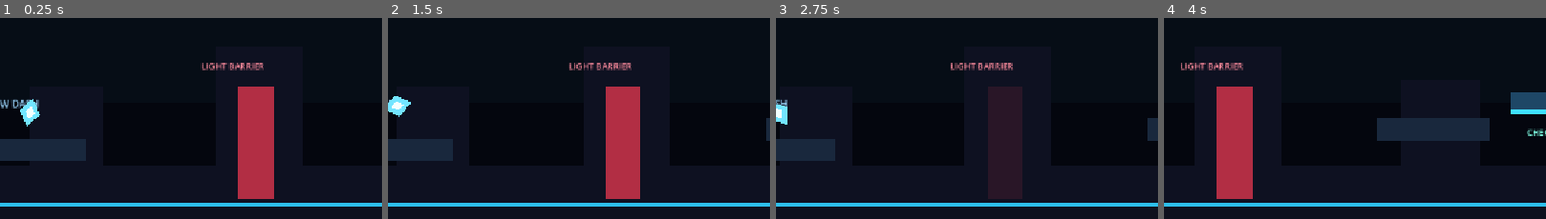
Above: before the commit, frames 1-4 (left to right).
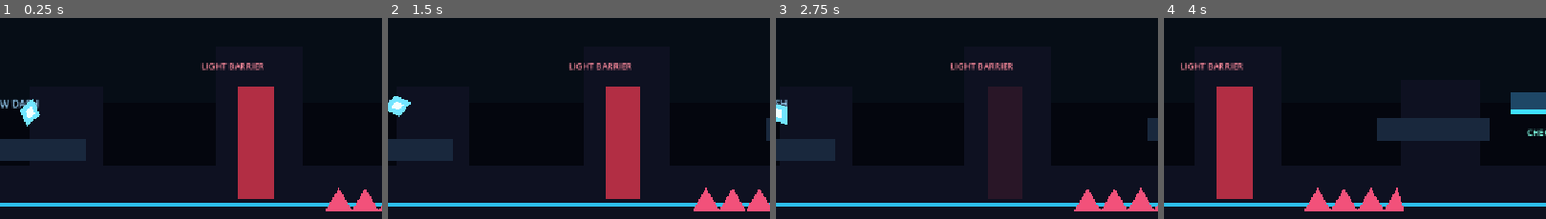
Above: after the commit, the same moments.

Repository: Yass29/shadow-run
Game: Godot game, scene res://level2.tscn
Two runs of this game, one before a commit and one after it. Both use one fixed random seed, a clock stepped at 60 frames per second and the inputs below. This scene is started directly instead of the project's main scene.
Inputs:
- Up to frame 1 (0.25 s): no input
- Up to frame 2 (1.5 s): tap E at 0.5, 1.25 s; hold Right (ui_right) from 0.53 s (still down); tap R at 0.6 s; tap Enter (ui_accept) at 0.77 s; tap Shift at 1.35 s
- Up to frame 3 (2.75 s): tap Enter (ui_accept) at 1.52 s; tap E at 2 s; release Right (ui_right) at 2.03 s; hold Left (ui_left) from 2.03 s (still down); hold E from 2.03 s (still down)
- Up to frame 4 (4 s): release Left (ui_left) at 2.78 s; release E at 2.78 s; hold Right (ui_right) from 2.78 s (still down); tap R at 2.85 s; tap Enter (ui_accept) at 3.02, 3.77 s; tap E at 3.5 s; hold Shift from 3.53 s (still down)
The pictures show only the part of the screen within x 50-100%, y 35-85%; the shares and areas given below are measured in that part.

The runs differ from the first frame. In frame 1, 0.9% of the frame differs, in the area x 85-100%, y 84-97%; in frame 2, 1.3%; in frame 3, 1.3%; in frame 4, 1.6%, in the area x 36-63%, y 84-97%.

Commit message:
Add spikes and shadow switch puzzle to Level 2

Diff:
--- a/level2.tscn
+++ b/level2.tscn
@@ -7,6 +7,8 @@
 [ext_resource type="Script" path="res://light_beam.gd" id="5_beam"]
 [ext_resource type="Script" path="res://level2_exit.gd" id="6_exit"]
 [ext_resource type="Script" path="res://moving_platform.gd" id="8_move"]
+[ext_resource type="Script" path="res://spike_hazard.gd" id="9_spike"]
+[ext_resource type="Script" path="res://shadow_switch.gd" id="10_switch"]
 
 [sub_resource type="RectangleShape2D" id="PlayerShape"]
 size = Vector2(40, 68)
@@ -25,6 +27,15 @@
 
 [sub_resource type="RectangleShape2D" id="ExitShape"]
 size = Vector2(60, 100)
+
+[sub_resource type="RectangleShape2D" id="SpikeShape"]
+size = Vector2(150, 34)
+
+[sub_resource type="RectangleShape2D" id="SwitchShape"]
+size = Vector2(90, 70)
+
+[sub_resource type="RectangleShape2D" id="PuzzleGateShape"]
+size = Vector2(56, 145)
 
 [node name="Level2" type="Node2D"]
 script = ExtResource("4_level")
@@ -252,6 +263,61 @@
 [node name="Glow" type="Polygon2D" parent="MovingPlatformB"]
 polygon = PackedVector2Array(-85, 11, 85, 11, 85, 17, -85, 17)
 color = Color(0.25, 0.88, 1, 1)
+[node name="SpikeTrap" type="Area2D" parent="."]
+position = Vector2(1140, 505)
+script = ExtResource("9_spike")
+message = "SPIKES — shadow won't save you from everything."
+
+[node name="CollisionShape2D" type="CollisionShape2D" parent="SpikeTrap"]
+shape = SubResource("SpikeShape")
+
+[node name="Visual" type="Polygon2D" parent="SpikeTrap"]
+polygon = PackedVector2Array(-75, 17, -55, -17, -35, 17, -15, -17, 5, 17, 25, -17, 45, 17, 65, -17, 75, 17)
+color = Color(0.95, 0.32, 0.48, 1)
+
+[node name="PuzzleGate" type="StaticBody2D" parent="."]
+position = Vector2(2520, 438)
+
+[node name="CollisionShape2D" type="CollisionShape2D" parent="PuzzleGate"]
+shape = SubResource("PuzzleGateShape")
+
+[node name="Visual" type="Polygon2D" parent="PuzzleGate"]
+polygon = PackedVector2Array(-28, -72, 28, -72, 28, 72, -28, 72)
+color = Color(0.40, 0.16, 0.58, 0.92)
+
+[node name="Rune" type="Label" parent="PuzzleGate"]
+offset_left = -18.0
+offset_top = -20.0
+offset_right = 20.0
+offset_bottom = 22.0
+theme_override_colors/font_color = Color(0.88, 0.68, 1, 1)
+theme_override_font_sizes/font_size = 28
+text = "◆"
+horizontal_alignment = 1
+
+[node name="ShadowSwitch" type="Area2D" parent="."]
+position = Vector2(2260, 485)
+script = ExtResource("10_switch")
+target_path = NodePath("../PuzzleGate")
+hold_time = 0.8
+
+[node name="CollisionShape2D" type="CollisionShape2D" parent="ShadowSwitch"]
+shape = SubResource("SwitchShape")
+
+[node name="Base" type="Polygon2D" parent="ShadowSwitch"]
+polygon = PackedVector2Array(-45, -12, 45, -12, 45, 12, -45, 12)
+color = Color(0.12, 0.08, 0.22, 1)
+
+[node name="Rune" type="Polygon2D" parent="ShadowSwitch"]
+polygon = PackedVector2Array(0, -20, 20, 0, 0, 20, -20, 0)
+color = Color(0.76, 0.46, 1, 1)
+
+[node name="Hint" type="Label" parent="."]
+position = Vector2(2160, 405)
+theme_override_colors/font_color = Color(0.78, 0.68, 1, 1)
+theme_override_font_sizes/font_size = 13
+text = "Hold SHADOW on the rune to open the gate."
+
 [node name="HUD" type="CanvasLayer" parent="."]
 
 [node name="Title" type="Label" parent="HUD"]
Not shown: 1 places in level2.tscn that only renumber resources
